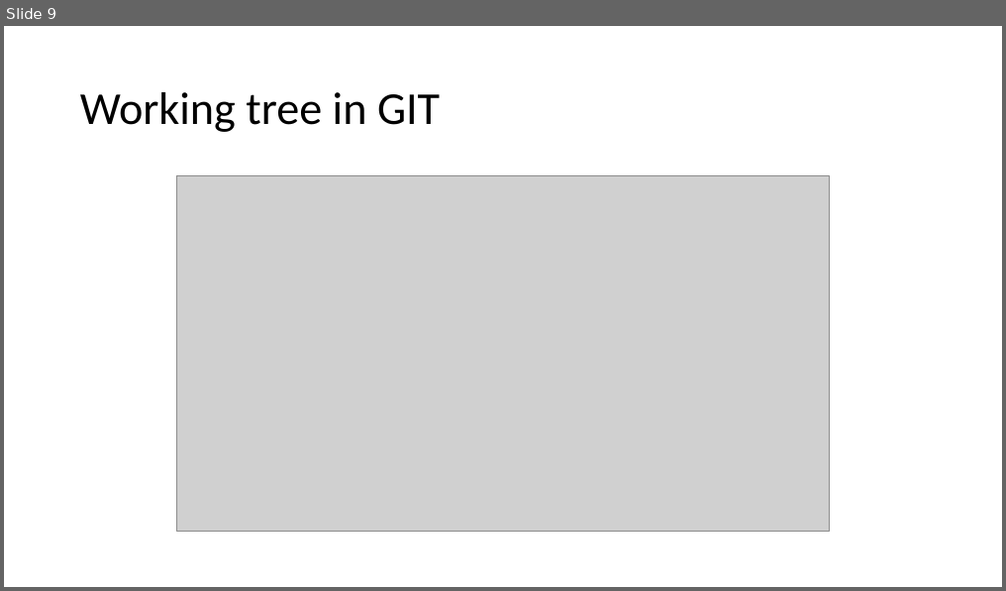
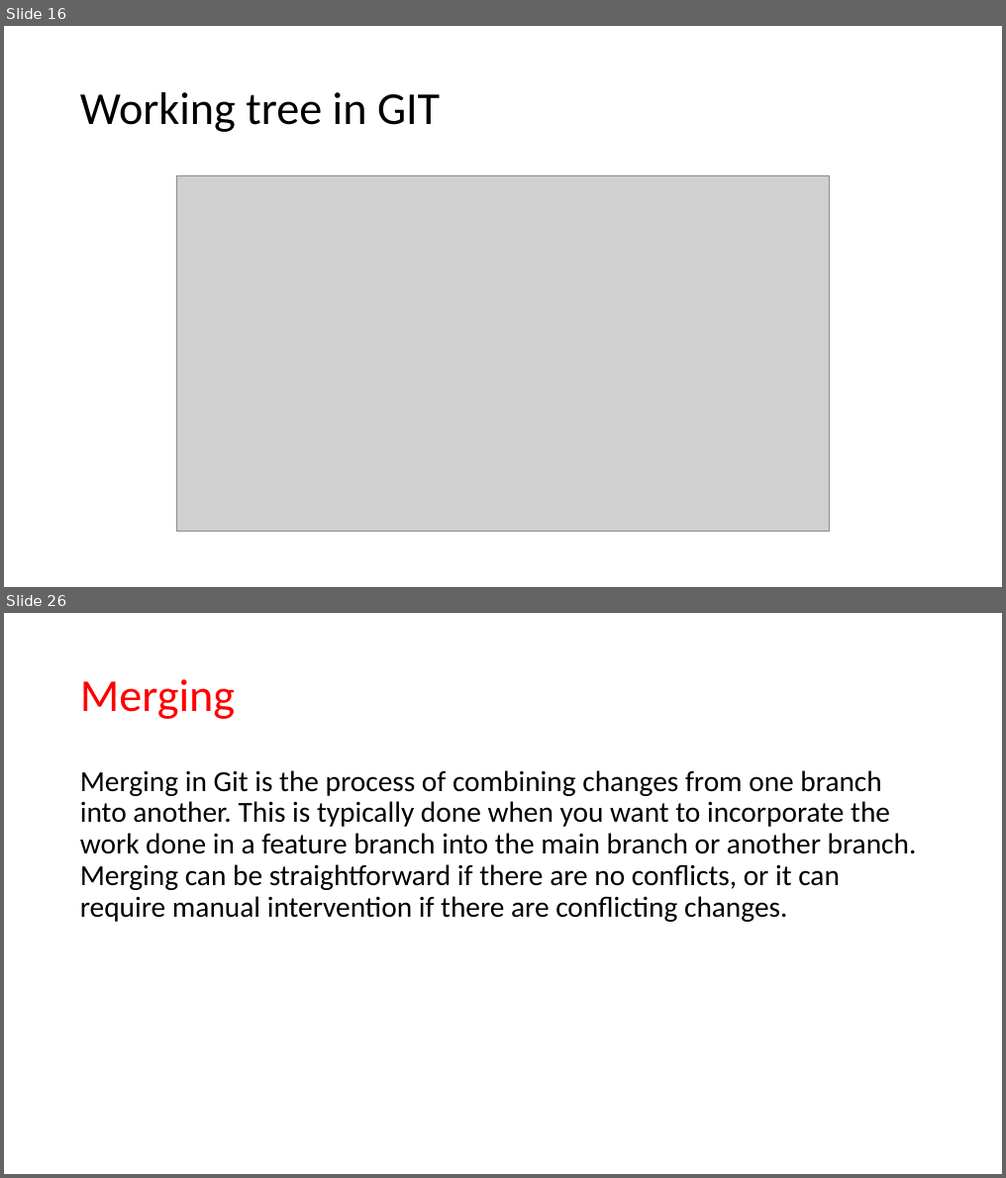
Before and after one commit to JanbaskDevops/Batch1, a slide deck: MyLearnings/CICD/Class5- Azure Repository/Class presentation.pptx. Shown one above the other, each under a label of ours: slide 9 before the commit, slides 16 and 26 after it; the slides between them are not shown. The pictures are 1006x591 and 1006x1178 pixels, drawn with LibreOffice and Linux fonts; fonts in the diff are those of the drawing; grey boxes stand for pictures. Boxes give left, top, right and bottom in pixels: in the first picture for what was removed or moved away, otherwise in the second. Text is boxed around its words. In the diff, an @@ line names an element or a change of style, - is before the commit and + after.

```diff
--- a/MyLearnings/CICD/Class5- Azure Repository/Class presentation.pptx
+++ b/MyLearnings/CICD/Class5- Azure Repository/Class presentation.pptx
@@ slide 26 added at [4, 613, 1002, 1174], background #FFFFFF @@
@@ title added at [80, 679, 235, 719], 44 pt, text #FF0000 @@
+Merging
@@ text added at [80, 770, 917, 922], 28 pt, text #000000 @@
+Merging in Git is the process of combining changes from one branch into another. This is typically done when you want to incorporate the work done in a feature branch into the main branch or another branch. Merging can be straightforward if there are no conflicts, or it can require manual intervention if there are conflicting changes.
@@ what was slide 9 is now slide 16 @@
```
Also in this commit, not shown: 15 other slides added, 18 other files.
